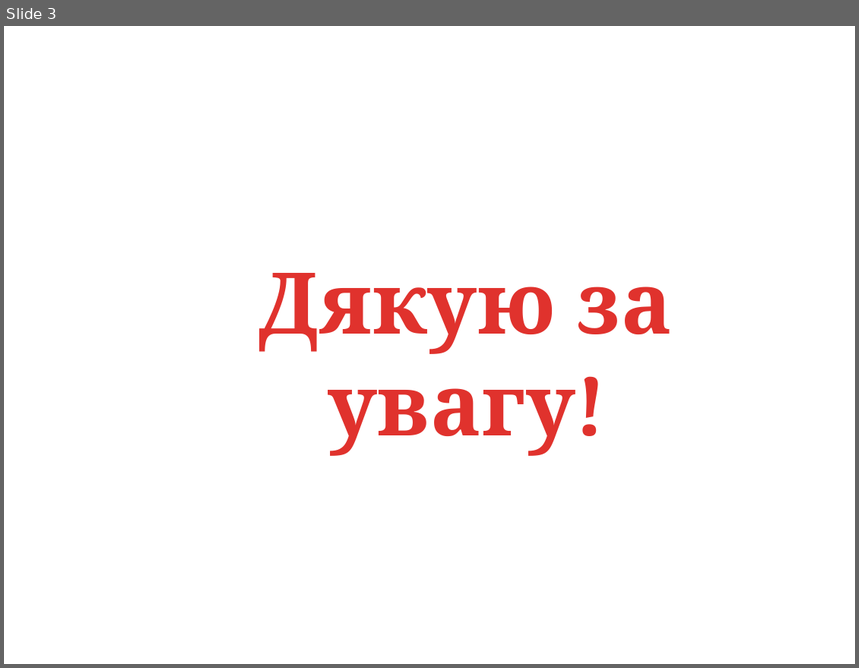
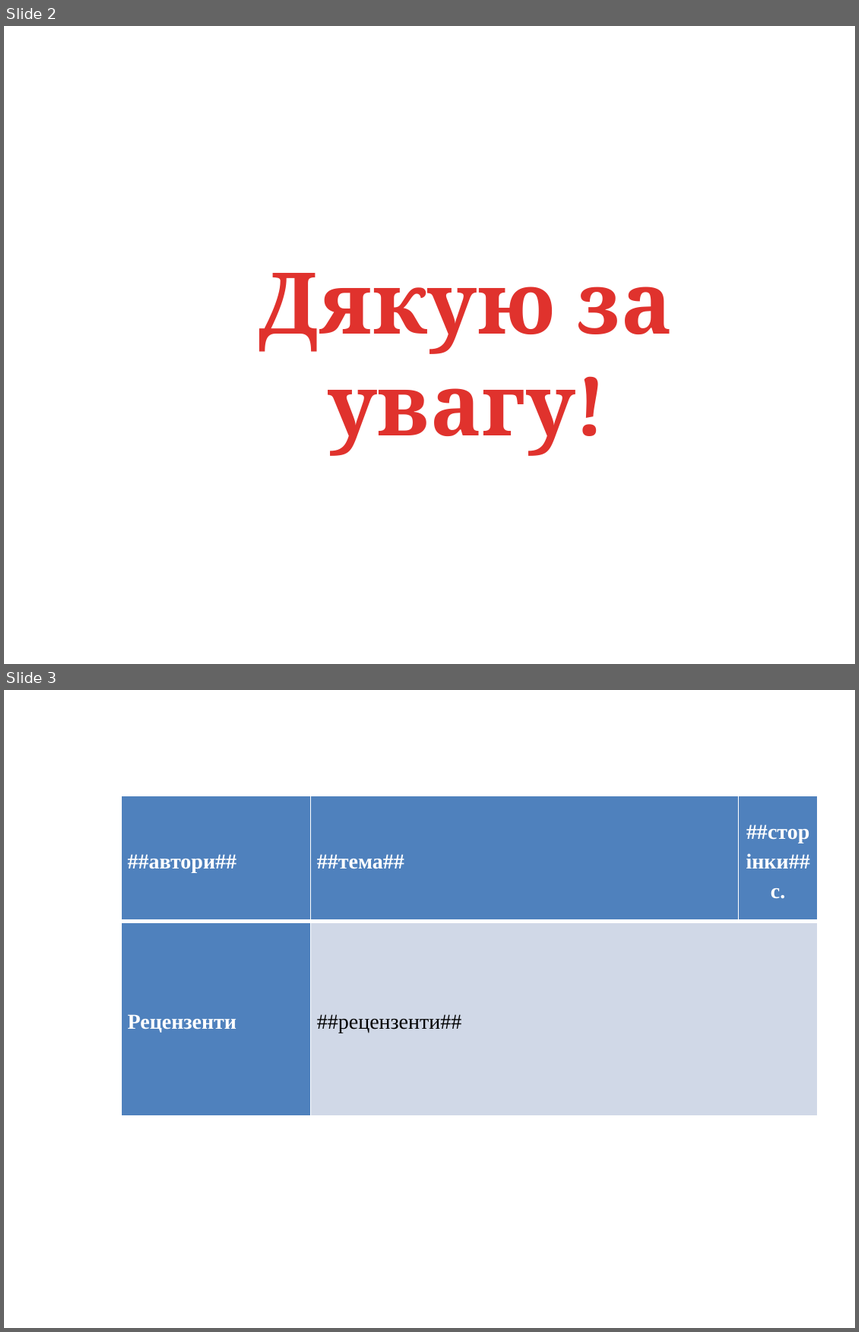
Before and after one commit to Ghostyshka/graduate_work, a slide deck: MailApp/MailApp/Assets/PPTX.pptx. Shown one above the other, each under a label of ours: slide 3 before the commit, slides 2 and 3 after it. The pictures are 859x668 and 859x1332 pixels, drawn with LibreOffice and Linux fonts; fonts in the diff are those of the drawing; background and template pictures are left out. Boxes give left, top, right and bottom in pixels: in the first picture for what was removed or moved away, otherwise in the second. Text is boxed around its words. In the diff, an @@ line names an element or a change of style, - is before the commit and + after.

```diff
--- a/MailApp/MailApp/Assets/PPTX.pptx
+++ b/MailApp/MailApp/Assets/PPTX.pptx
@@ slide 3 added at <box>4,690,855,1328</box>, background picture (left out) @@
@@ table added at <box>122,796,819,1116</box>, 2 rows, 3 columns @@
+##автори## | ##тема## | ##сторінки## с.
+Рецензенти | ##рецензенти## | 
@@ what was slide 3 is now slide 2 @@
```
Also in this commit, not shown: 1 slide changed, 2 other files.
